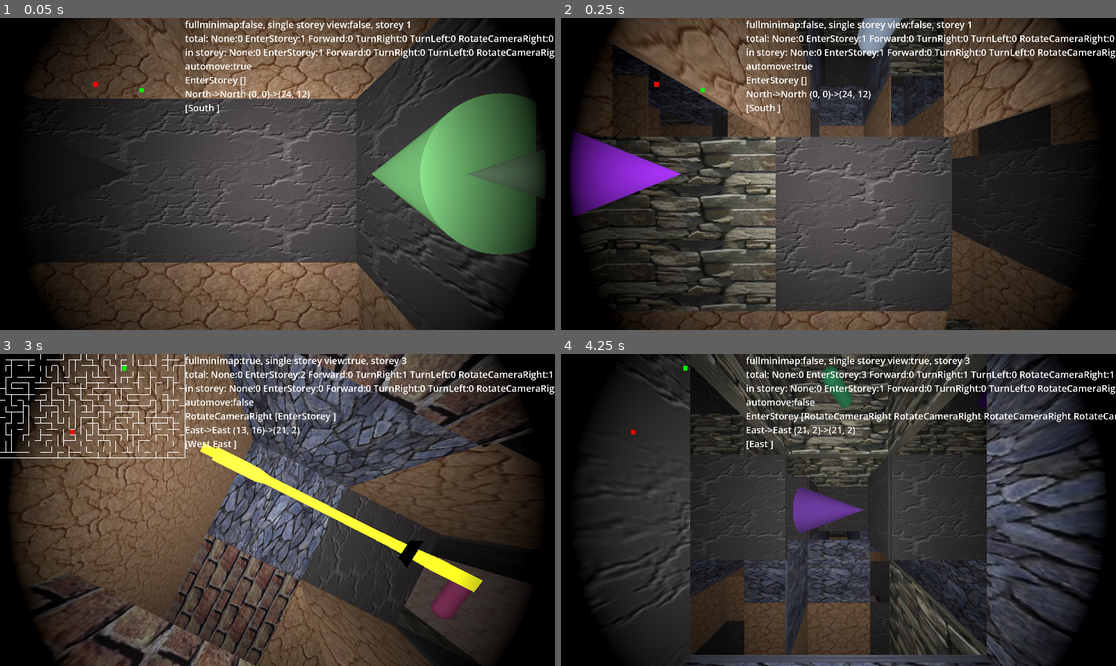
Above: before the commit, frames 1-4 (two rows, left to right).
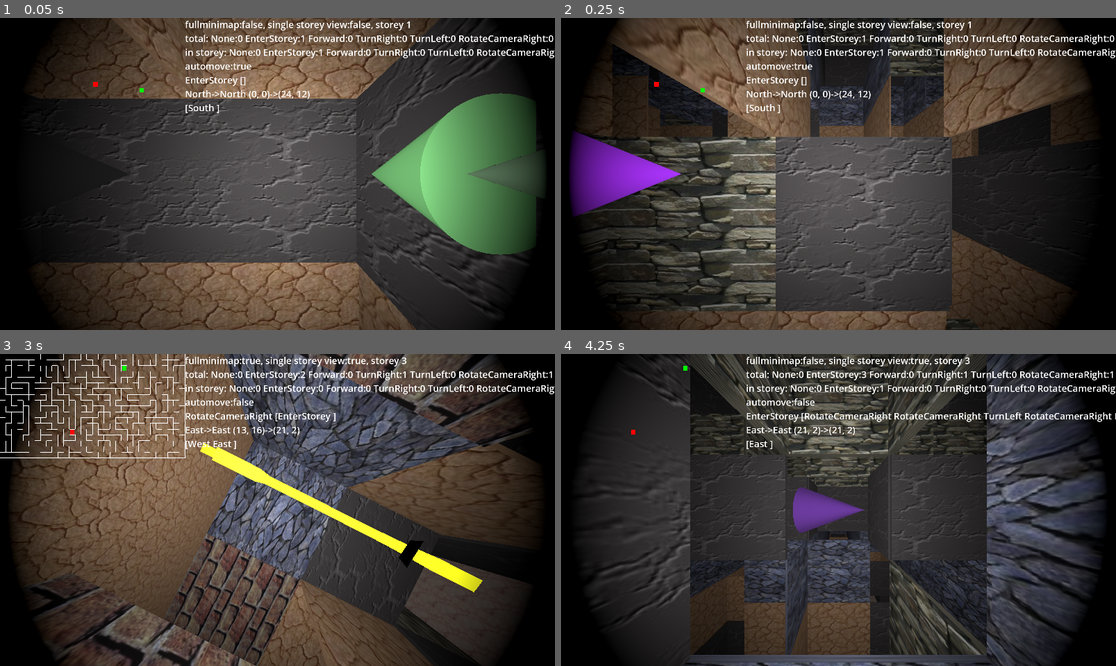
Above: after the commit, the same moments.

Repository: kasworld/gd4maze3d
Game: Godot game, scene res://main.tscn
The game is run twice, just before and just after one commit, with the same random seed, the same clock (stepped at 60 frames per second) and the same inputs.
Inputs (mouse positions are in pixels of both pictures, inside the frame that each line leads up to):
- Up to frame 1 (0.05 s): no input
- Up to frame 2 (0.25 s): no input
- Up to frame 3 (3 s): tap Enter at 0.5, 2.85 s; move the mouse to (399, 494) at 0.52 s; hold Right 0.53-1.28 s; tap 1 at 0.6 s; click (399, 494) at 0.67 s; tap Space at 0.77, 1.52 s; move the mouse to (166, 525) at 1.27 s; hold Down 1.28-2.03 s; tap 2 at 1.35 s; move the mouse to (333, 441) at 2.02 s; hold Right 2.03-2.78 s; tap 3 at 2.1 s; move the mouse to (249, 572) at 2.77 s; hold Up from 2.78 s (still down); click (249, 572) at 2.92 s
- Up to frame 4 (4.25 s): tap Space at 3.02, 3.77 s; move the mouse to (1005, 556) at 3.52 s; release Up at 3.53 s; hold Left from 3.53 s (still down); tap 1 at 3.6 s

Frame 1 is identical in both runs. In frame 2, 0.6% of the frame differs, in the area x 17-62%, y 0-29%; in frame 3, 0.5%; in frame 4, 0.7%, in the area x 34-100%, y 3-31%.
Error after the commit: Invalid operands 'Vector2i' and 'Object' in operator '=='. (res://storey.gd:102)

Commit message:
no capsule at start,goal pos

Diff:
--- a/storey.gd
+++ b/storey.gd
@@ -98,12 +98,13 @@
 	goal_node = add_text_mark_at(goal_pos, Color.YELLOW, "Goal")
 	for y in maze_size.y:
 		for x in maze_size.x:
+			var p = Vector2i(x,y)
+			if p == goal_pos || p == start_node :
+				continue
 			if maze_cells.get_open_dir_at(x,y).size() == 1 && randi_range(0,1)==0:
-				var p = Vector2i(x,y)
 				var co = NamedColorList.color_list.pick_random()[0]
 				var c = add_capsule_at(p, co)
 				capsule_pos_dic[p]=c
-
 
 func add_text_mark_at(p :Vector2i, co:Color, text :String)->MeshInstance3D:
 	var n = new_text(5.0,0.01,get_color_mat(co),text)
